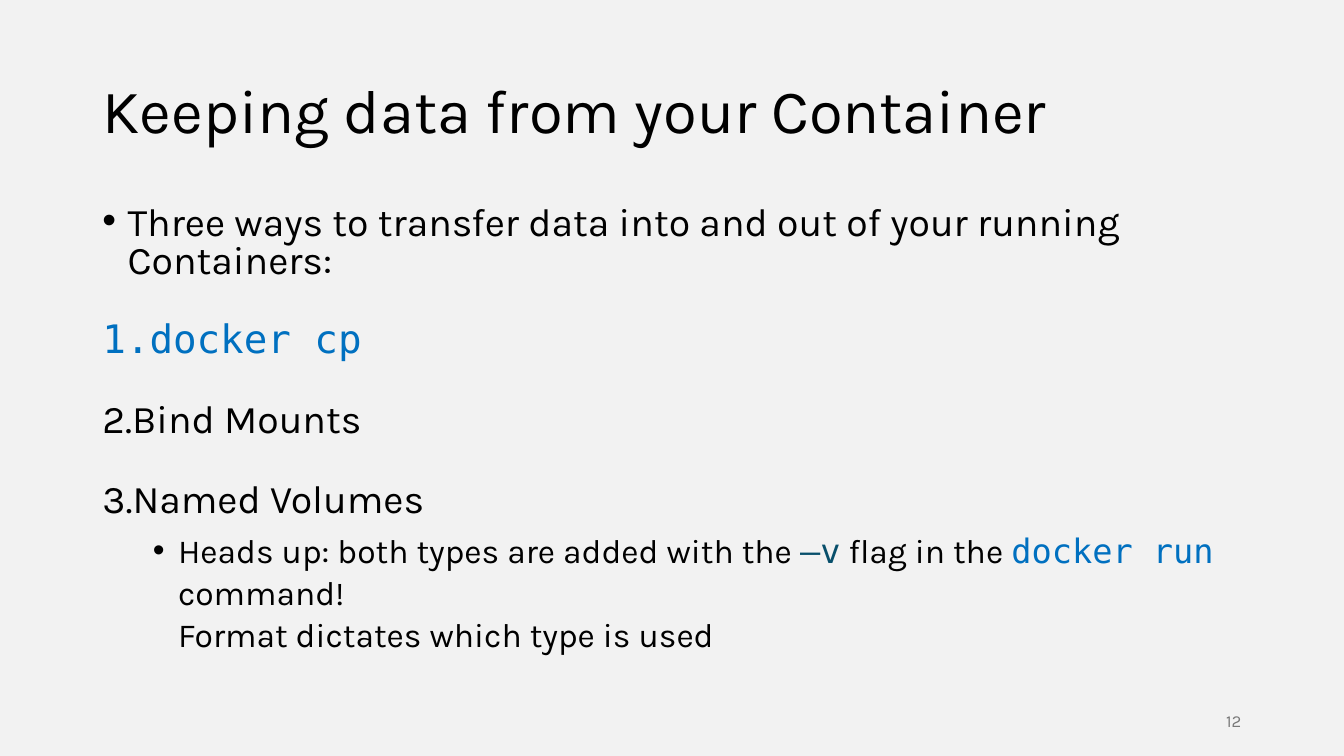
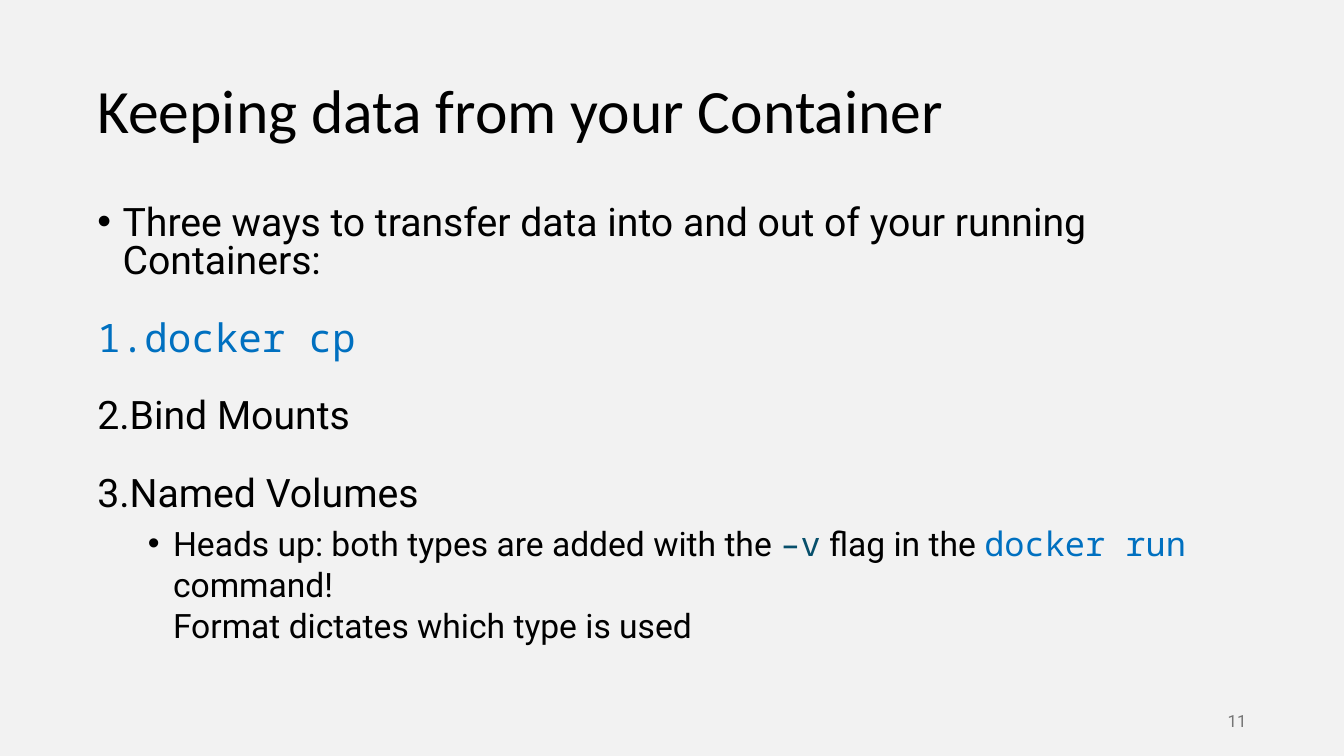
Before and after one commit to ilanham/Presentations, a slide deck: slide 11 of docker/Developing for SQL Server with Docker.pptx (slide 12 before the commit). Drawn at 1344x756 pixels with LibreOffice and Linux fonts; fonts in the diff are those of the drawing. Boxes give left, top, right and bottom in pixels: in the first picture for what was removed or moved away, otherwise in the second. Text is boxed around its words. In the diff, an @@ line names an element or a change of style, - is before the commit and + after.

Commit message:
Updated Docker slides for Tampa Fabric UG Feb 25

```diff
--- a/docker/Developing for SQL Server with Docker.pptx
+++ b/docker/Developing for SQL Server with Docker.pptx
@@ title "Keeping data from your Container" at (97, 90, 943, 144): font Karla to Calibri @@
@@ text "Three ways to transfer data ..." at (97, 206, 1186, 645): font Karla to Roboto in "Three ways to transfer data into and ...", "Bind Mounts", "Named Volumes", "Heads up: both types are added with ..."; font DejaVu Sans Mono to Noto Sans Mono in "docker cp", "–v docker run"; text colour #084F6A to #074F6B in "–v"; line spacing 0.8 to 0.81; line spacing 1.4 to 1.35; line spacing 1.04 to 1.03 @@
@@ page number removed at (1226, 716, 1241, 727) @@
-12
@@ page number added at (1228, 715, 1247, 727), 12 pt, text #757575 @@
+11
```
Also in this commit, not shown: 18 other slides changed, 1 slide added, 3 slides removed.
